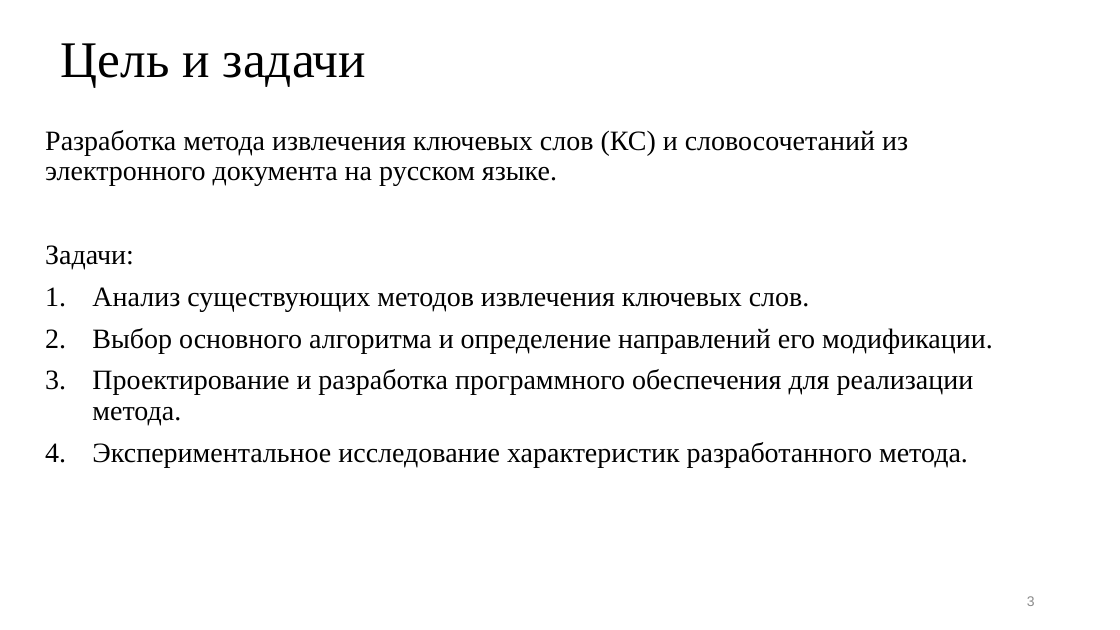
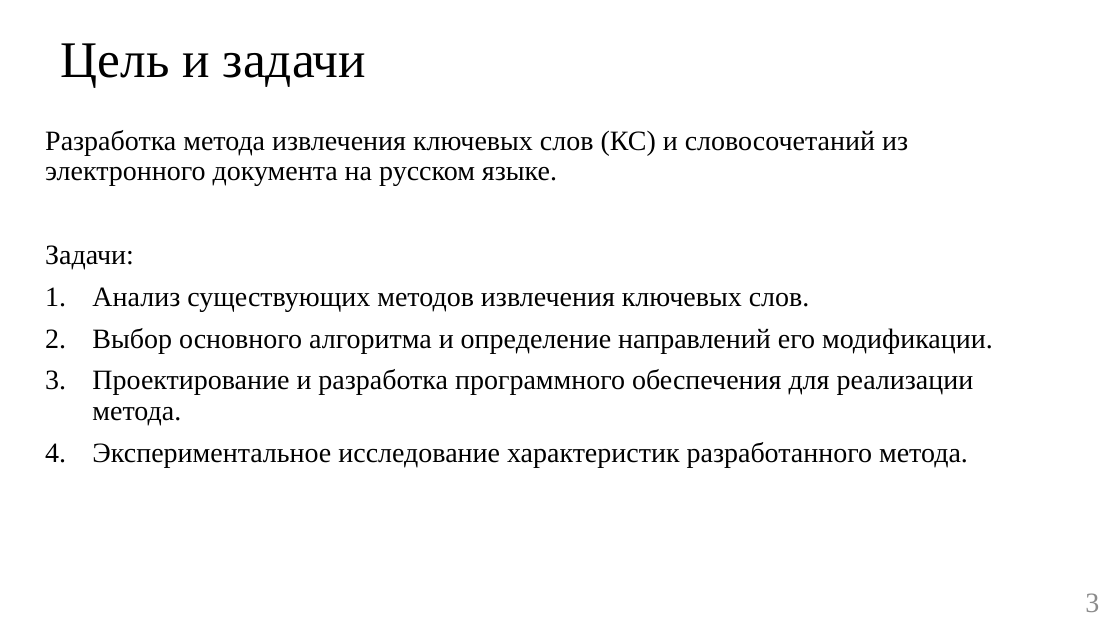
Before and after one commit to BroBezzubik/Diplome2021, a slide deck: slide 3 of Защита/Презентация_кор.pptx. Drawn at 1120x630 pixels with LibreOffice and Linux fonts; fonts in the diff are those of the drawing. Boxes give left, top, right and bottom in pixels: in the first picture for what was removed or moved away, otherwise in the second. Text is boxed around its words. In the diff, an @@ line names an element or a change of style, - is before the commit and + after.

```diff
--- a/Защита/Презентация_кор.pptx
+++ b/Защита/Презентация_кор.pptx
@@ page number: place and size @@
-page number at bbox=[1027, 596, 1035, 606]
+page number at bbox=[1085, 593, 1099, 612]
@@ page number at bbox=[1085, 593, 1099, 612]: size 12 to 24 pt, font Arial to Times New Roman @@
```
Also in this commit, not shown: 5 other slides changed, 4 slides added, 7 slides removed, 4 other files.
